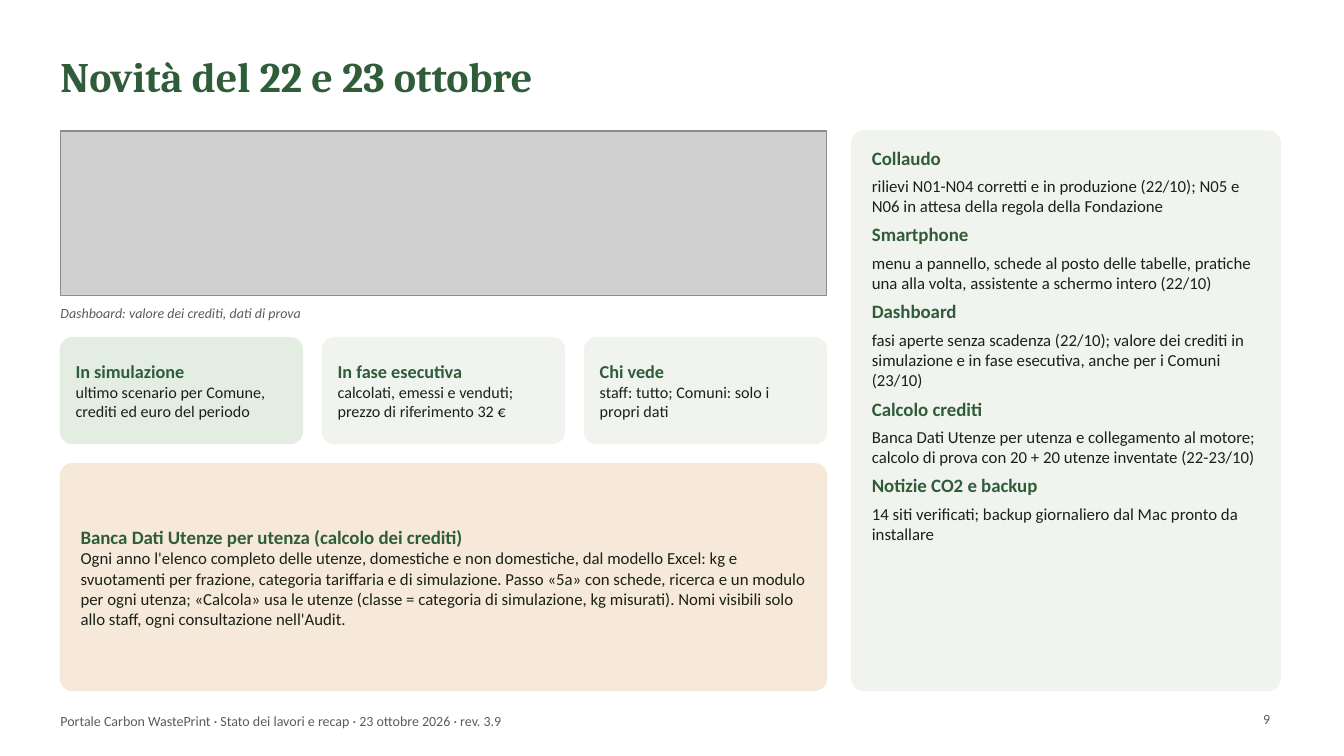
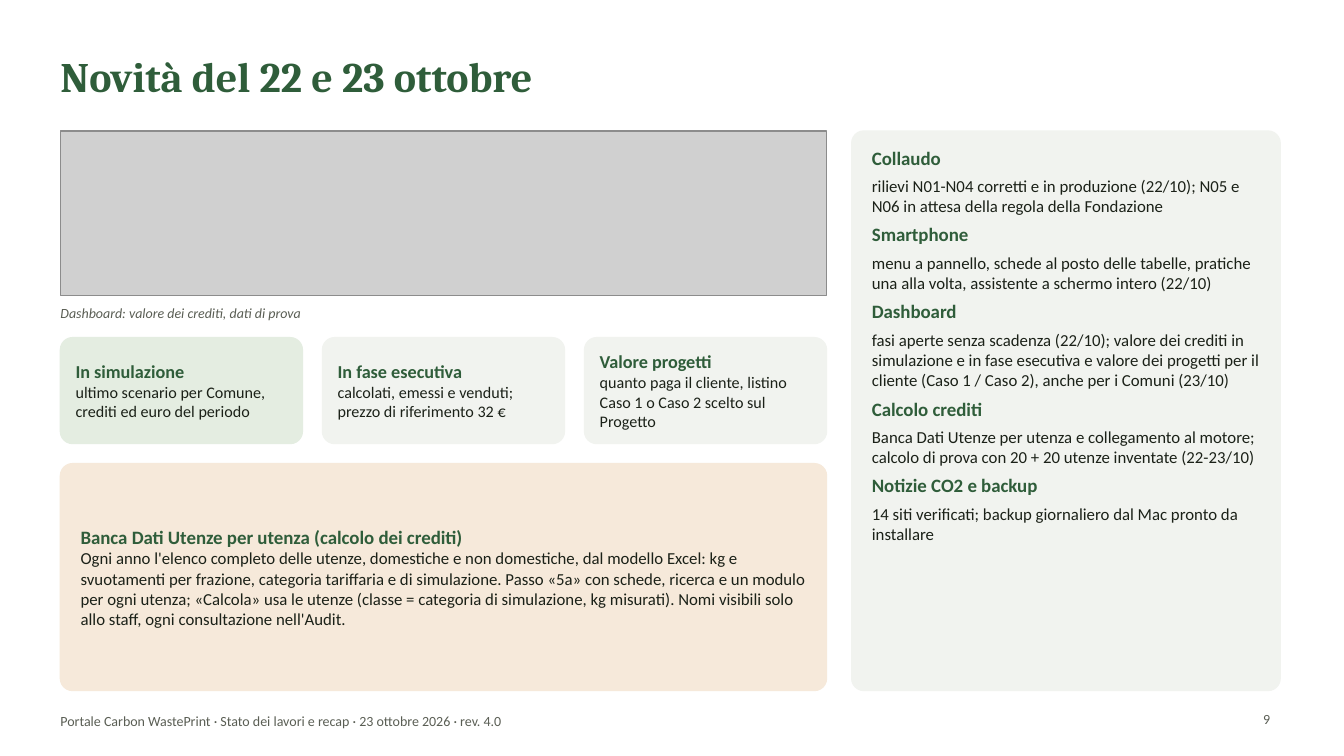
Before and after one commit to lucamorettioperate/portale-cwp, a slide deck: slide 9 of public/documentazione/Presentazione_Portale_CWP.pptx. Drawn at 1344x756 pixels with LibreOffice and Linux fonts; fonts in the diff are those of the drawing; grey boxes stand for pictures; background and template pictures are left out. Boxes give left, top, right and bottom in pixels: in the first picture for what was removed or moved away, otherwise in the second. Text is boxed around its words. In the diff, an @@ line names an element or a change of style, - is before the commit and + after.

```diff
--- a/public/documentazione/Presentazione_Portale_CWP.pptx
+++ b/public/documentazione/Presentazione_Portale_CWP.pptx
@@ text at box(600, 355, 786, 430): text changed @@
-Chi vede
-staff: tutto; Comuni: solo i propri dati
+Valore progetti
+quanto paga il cliente, listino Caso 1 o Caso 2 scelto sul Progetto
@@ text at box(872, 334, 1259, 389): text changed @@
-fasi aperte senza scadenza (22/10); valore dei crediti in simulazione e in fase esecutiva, anche per i Comuni (23/10)
+fasi aperte senza scadenza (22/10); valore dei crediti in simulazione e in fase esecutiva e valore dei progetti per il cliente (Caso 1 / Caso 2), anche per i Comuni (23/10)
@@ text at box(60, 716, 502, 729): text changed @@
-Portale Carbon WastePrint · Stato dei lavori e recap · 23 ottobre 2026 · rev. 3.9
+Portale Carbon WastePrint · Stato dei lavori e recap · 23 ottobre 2026 · rev. 4.0
```
Also in this commit, not shown: 14 other slides changed, 25 other files.
